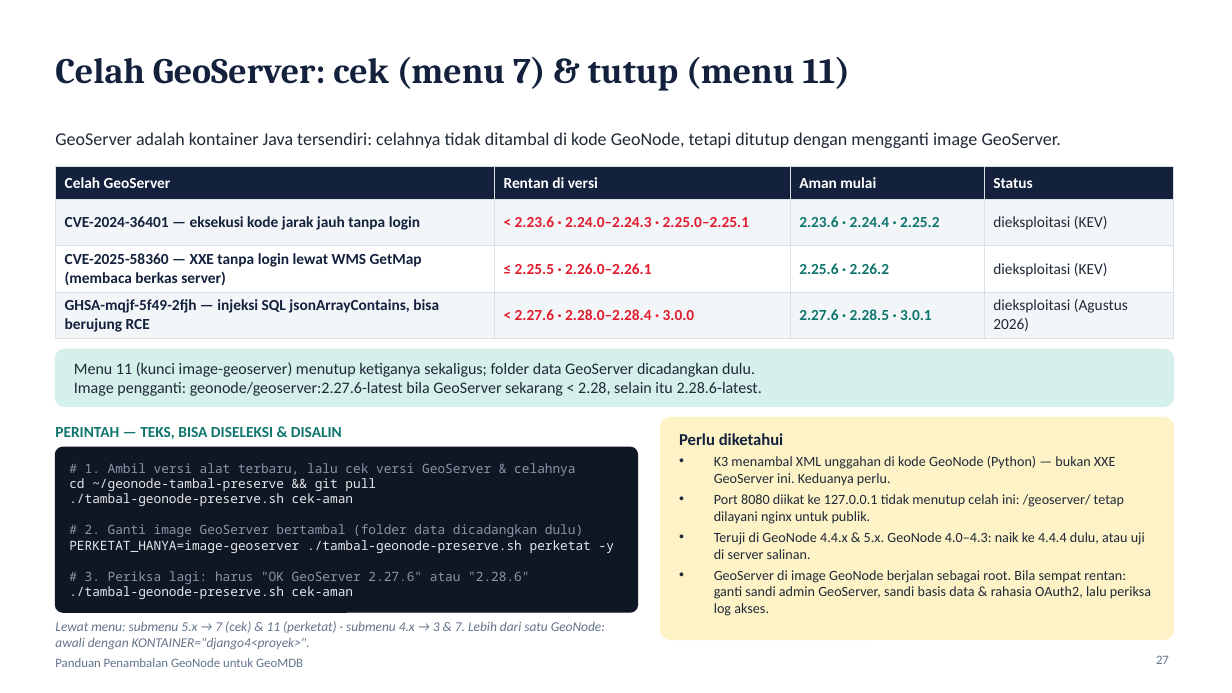
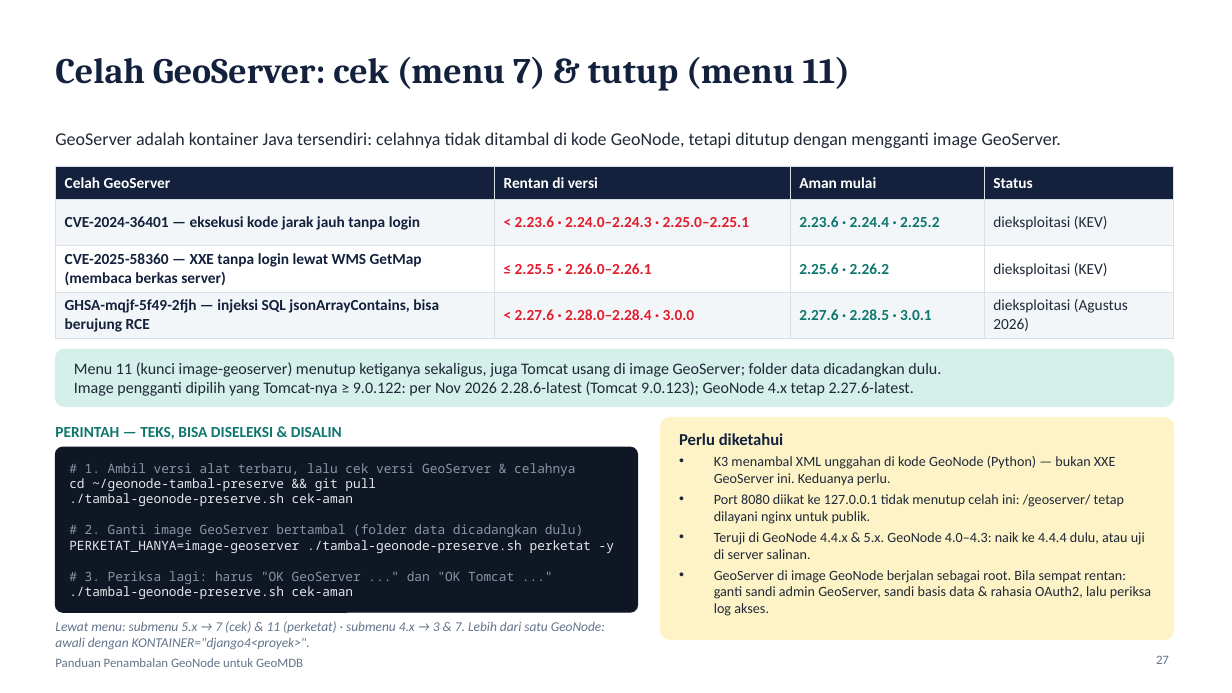
Before and after one commit to hariHK1/geonode-tambal-preserve, a slide deck: slide 27 of docs/Panduan-Penambalan-GeoNode-GeoMDB.pptx. Drawn at 1232x693 pixels with LibreOffice and Linux fonts; fonts in the diff are those of the drawing. Boxes give left, top, right and bottom in pixels: in the first picture for what was removed or moved away, otherwise in the second. Text is boxed around its words. In the diff, an @@ line names an element or a change of style, - is before the commit and + after.

```diff
--- a/docs/Panduan-Penambalan-GeoNode-GeoMDB.pptx
+++ b/docs/Panduan-Penambalan-GeoNode-GeoMDB.pptx
@@ text at bbox=[74, 362, 941, 396]: text changed @@
-Menu 11 (kunci image-geoserver) menutup ketiganya sekaligus; folder data GeoServer dicadangkan dulu.
-Image pengganti: geonode/geoserver:2.27.6-latest bila GeoServer sekarang < 2.28, selain itu 2.28.6-latest.
+Menu 11 (kunci image-geoserver) menutup ketiganya sekaligus, juga Tomcat usang di image GeoServer; folder data dicadangkan dulu.
+Image pengganti dipilih yang Tomcat-nya ≥ 9.0.122: per Nov 2026 2.28.6-latest (Tomcat 9.0.123); GeoNode 4.x tetap 2.27.6-latest.
@@ text at bbox=[85, 571, 514, 584]: text changed @@
-# 3. Periksa lagi: harus "OK GeoServer 2.27.6" atau "2.28.6"
+# 3. Periksa lagi: harus "OK GeoServer ..." dan "OK Tomcat ..."
```
Also in this commit, not shown: 3 other slides changed, 2 other files.
